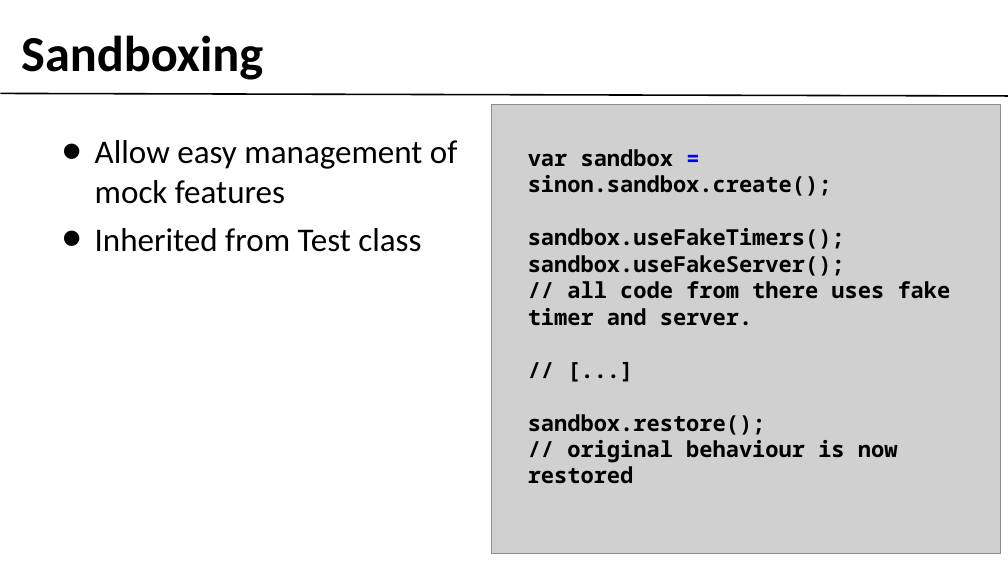
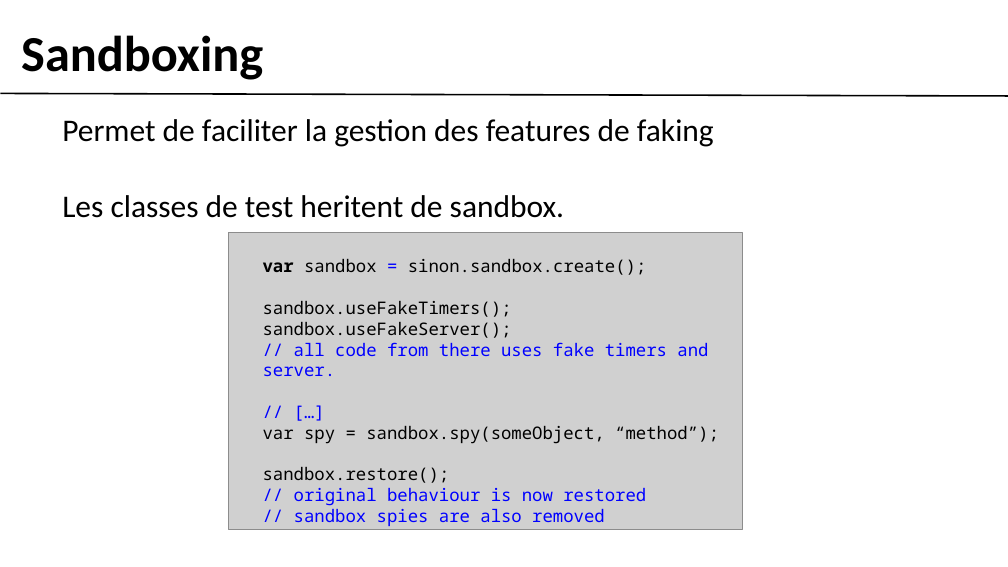
Before and after one commit to gobengo/devoxx-panorama-js-testing, a slide deck: slide 11 of doc/sinonjs_part.ppt (slide 10 before the commit). Drawn at 1008x567 pixels with LibreOffice and Linux fonts; fonts in the diff are those of the drawing; grey boxes stand for pictures; background and template pictures are left out. Boxes give left, top, right and bottom in pixels: in the first picture for what was removed or moved away, otherwise in the second. Text is boxed around its words. In the diff, an @@ line names an element or a change of style, - is before the commit and + after.

Commit message:
sinon prez - relecture 1 done.

```diff
--- a/doc/sinonjs_part.ppt
+++ b/doc/sinonjs_part.ppt
@@ text added at [62, 119, 714, 218], 40 pt, text #000000 @@
+Permet de faciliter la gestion des features de faking
+Les classes de test heritent de sandbox.
@@ text removed at [95, 140, 458, 252] @@
-• Allow easy management of mock features
-• Inherited from Test class
@@ picture: place and size @@
-picture at [491, 104, 1001, 554]
+picture at [228, 232, 742, 529]
@@ text "var sandbox = sinon.sandbox.create();": place and size @@
-text "var sandbox = sinon.sandbox.create();" at [528, 149, 951, 484]
+text "var sandbox = sinon.sandbox.create();" at [263, 259, 719, 526]
@@ text at [263, 259, 647, 506]: size 28 to 22 pt in "var sandbox = sinon.sandbox.create();", "sandbox.useFakeTimers();", "sandbox.useFakeServer();", "sandbox.restore();" and 1 more places; bold off in "sandbox = sinon.sandbox.create();", "sandbox.useFakeTimers();", "sandbox.useFakeServer();", "sandbox.restore();" and 1 more places; text colour #000000 to #0000FF in "// original behaviour is now restored" @@
@@ text at [263, 342, 719, 444]: text changed; size 28 to 22 pt; text colour #000000 to #0000FF; bold off @@
-// all code from there uses fake timer and server.
-// [...]
+// all code from there uses fake timers and server.
+// […]
+var spy = sandbox.spy(someObject, “method”);
@@ text at [294, 509, 605, 526]: paragraph added @@
+// sandbox spies are also removed
```
Also in this commit, not shown: 8 other slides changed, 5 slides added, 4 slides removed, 2 other files.
